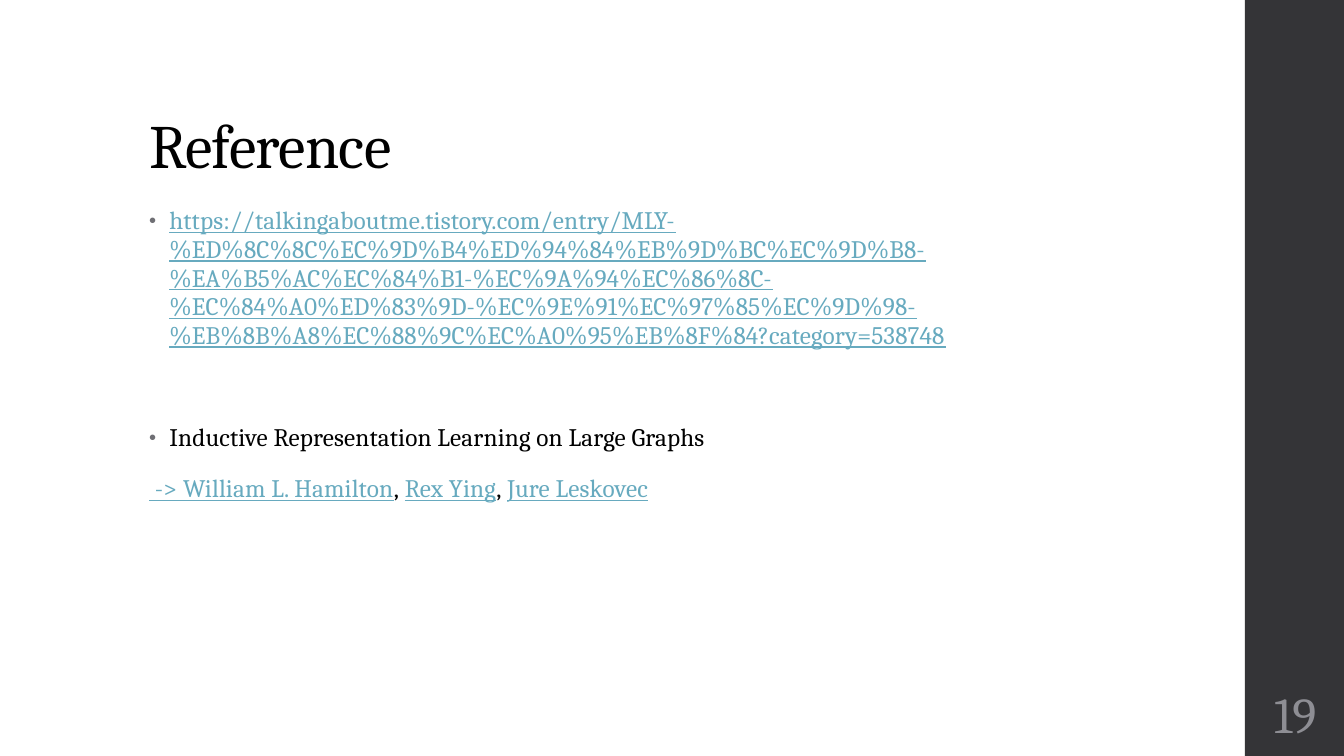
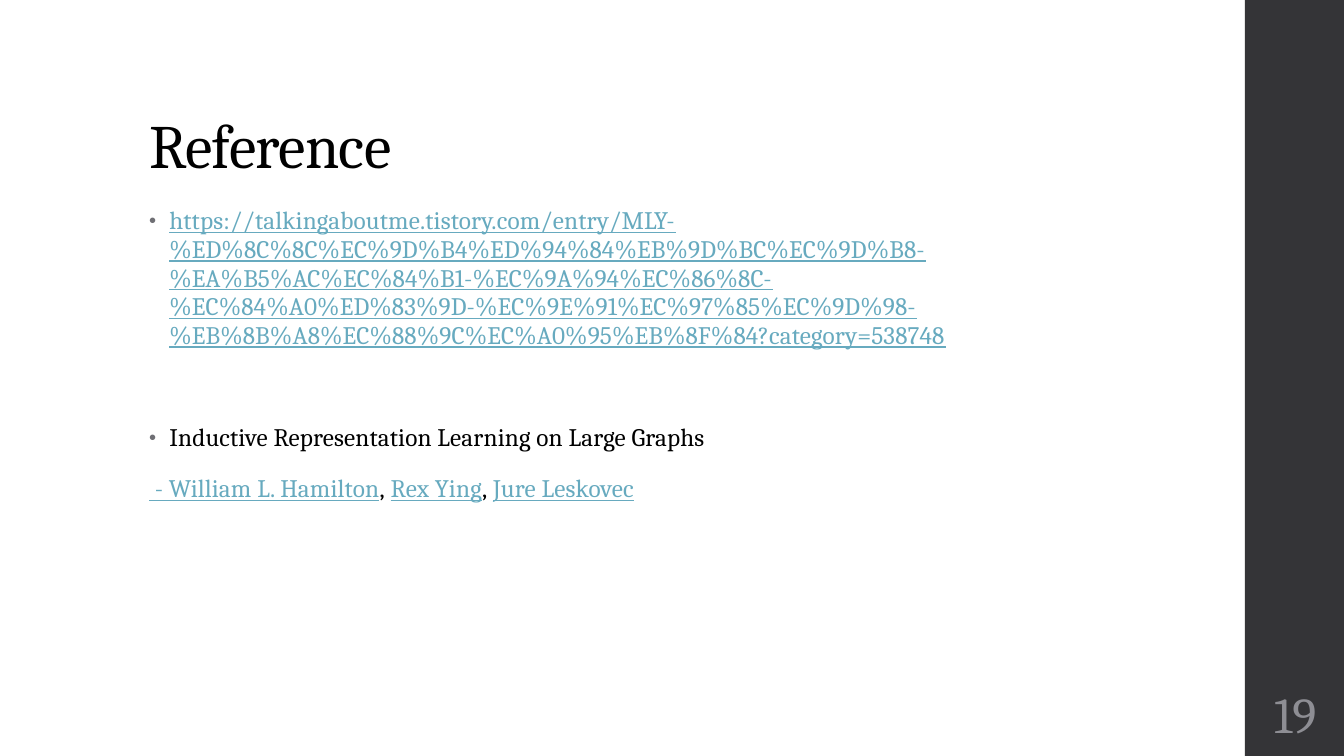
Before and after one commit to team-fairy/JunCheol, a slide deck: slide 19 of Presentation_resource/GNN.pptm. Drawn at 1344x756 pixels with LibreOffice and Linux fonts; fonts in the diff are those of the drawing. Boxes give left, top, right and bottom in pixels: in the first picture for what was removed or moved away, otherwise in the second. Text is boxed around its words. In the diff, an @@ line names an element or a change of style, - is before the commit and + after.

```diff
--- a/Presentation_resource/GNN.pptm
+++ b/Presentation_resource/GNN.pptm
@@ text at (169, 479, 634, 503): text changed @@
--> William L. Hamilton, Rex Ying, Jure Leskovec
+- William L. Hamilton, Rex Ying, Jure Leskovec
```
